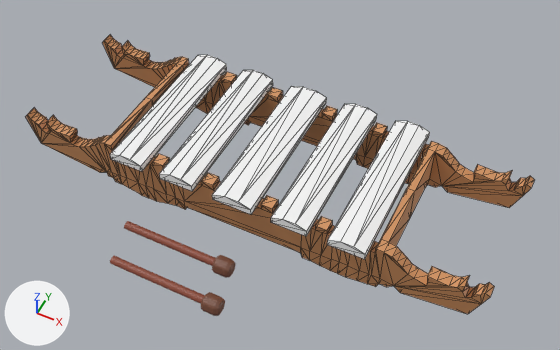
An edit to the glTF model models/alat_musik.glb, drawn before and after from the same camera.
Before and after are seen from a 50 mm lens placed at (7.38, -12.18, 18.07), pointed at (0.64, 1.31, 1.21). The axes (+X, +Y, +Z) are drawn at lower left. The lights are the same throughout. Mesh edges are drawn as thin lines on the coarser meshes. Where no turn or scale is listed for an object, it has been applied to the vertices.
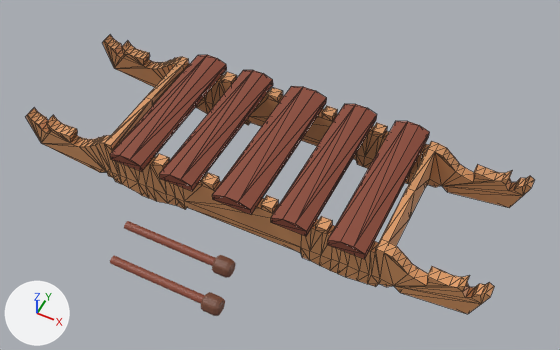
Boxes [x1, y1, x2, y2] around the edits, measured in the pictures (560 x 350 px):
'Plane', recoloured, surface changed (white to brown)
    both: [40, 55, 484, 296]

Edits to the bpy script that builds the scene:
```text
Change mat_material_001:
    mat_material_001.base_color: (0.644, 0.292, 0.117) -> (0.736, 0.332, 0.132)  # orange #d29360 -> orange #df9c66
Change mat_material:
    mat_material.metallic: 1.0 -> 0.0
    mat_material.base_color: (1.0, 1.0, 1.0) -> (0.258, 0.0666, 0.0369)  # white #ffffff -> brown #8b4936
    mat_material.roughness: 1.0 -> 0.732
```
